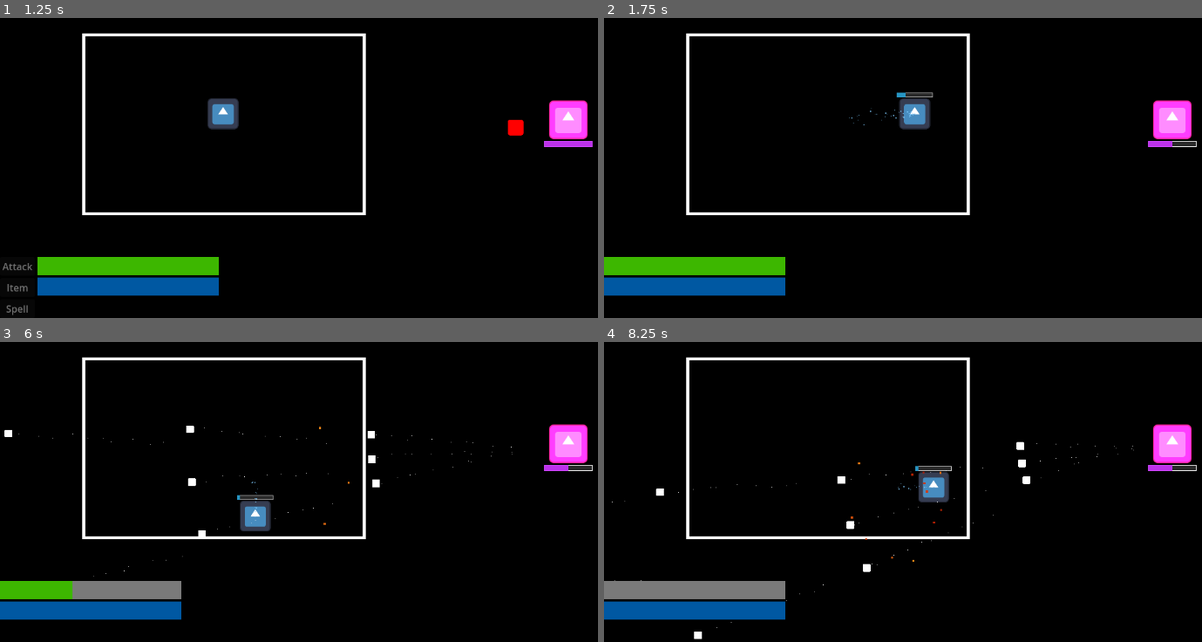
Above: before the commit, frames 1-4 (two rows, left to right).
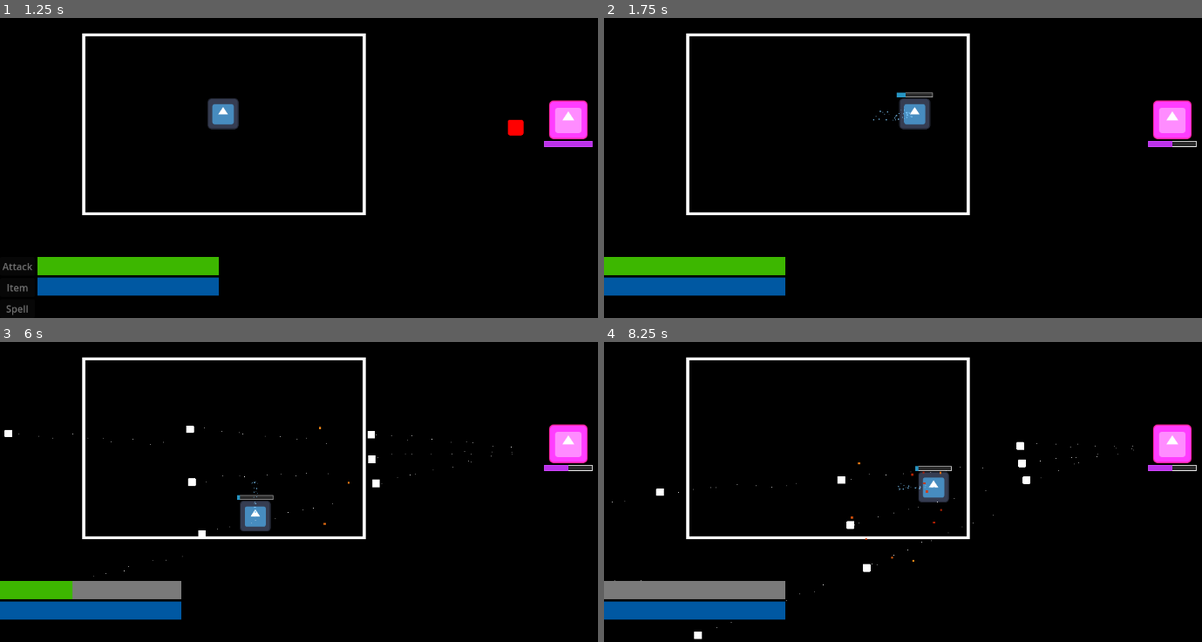
Above: after the commit, the same moments.

Repository: kriegueur/shovel_jam
Game: Godot game, scene res://scenes/battle_scene.tscn
Two runs of this game, one before a commit and one after it. Both use one fixed random seed, a clock stepped at 60 frames per second and the inputs below. The engine's default icon, where the game draws it, is replaced by a stand-in: a white triangle on a blue panel in a dark square.
Inputs:
- Up to frame 1 (1.25 s): click "Attack" at 0.5 s
- Up to frame 2 (1.75 s): tap Enter (ui_accept) at 1.25, 1.52 s; hold D (right) from 1.28 s (still down); tap Shift (dash) at 1.35 s
- Up to frame 3 (6 s): release D (right) at 2.03 s; hold S (down) 2.03-2.78 s; tap Shift (dash) every 0.75 s from 2.1 to 5.85 s; tap Enter (ui_accept) at 2.27, 3.77, 4.52, 5.27 s; hold D (right) 2.78-3.53 s; hold Up (ui_up) 3.53-4.28 s; hold A (left) 4.28-5.78 s; hold S (down) from 5.78 s (still down)
- Up to frame 4 (8.25 s): release S (down) at 6.53 s; hold D (right) 6.53-7.28 s; tap Shift (dash) at 6.6, 7.35, 8.1 s; tap Enter (ui_accept) at 6.77, 7.52 s; hold Up (ui_up) 7.28-8.03 s; hold D (right) from 8.03 s (still down)

Frame 1 is identical in both runs. In frame 2, less than 0.1% of the frame differs, in the area x 40-53%, y 29-36%; in frame 3, less than 0.1%; in frame 4, less than 0.1%.

Commit message:
fix(recovery_projectile_handler): player dash timer removed

Diff:
--- a/scripts/player.gd
+++ b/scripts/player.gd
@@ -202,7 +202,7 @@
 
 	particles.emitting = true
 	particles.amount = 50
-	particles.lifetime = 0.5
+	particles.lifetime = DASH_DURATION
 	particles.emission_shape = CPUParticles2D.EMISSION_SHAPE_POINT
 
 	var angle_spread = PI / 6
@@ -219,15 +219,7 @@
 	particles.linear_accel_min = -50.0
 	particles.linear_accel_max = -30.0
 
-	var timer = Timer.new()
-	add_child(timer)
-	timer.wait_time = 0.5
-	timer.one_shot = true
-	timer.timeout.connect(func():
-		particles.queue_free()
-		timer.queue_free()
-	)
-	timer.start()
+	particles.one_shot = true
 
 func start_recovery():
 	if state == PlayerState.RECOVERY or state == PlayerState.SHIELD:
